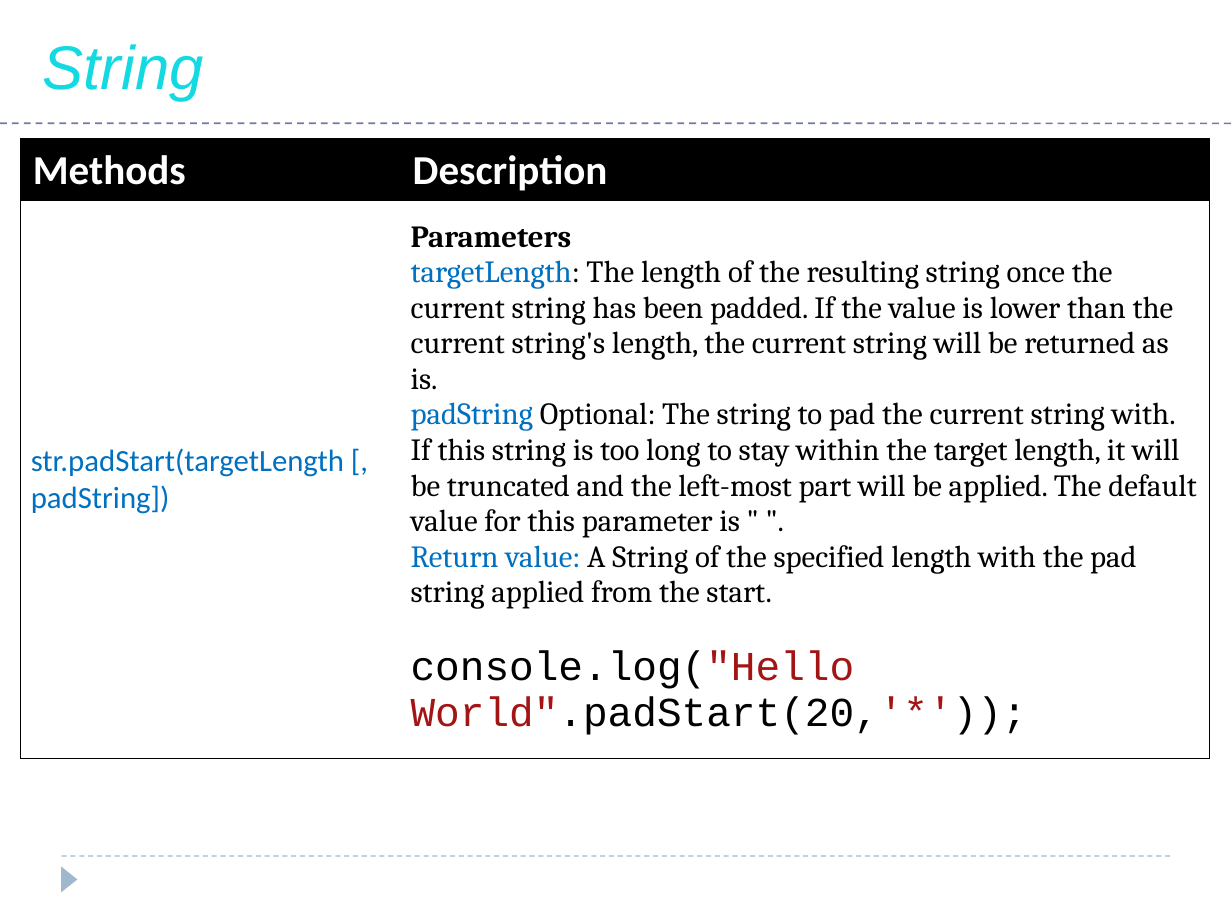
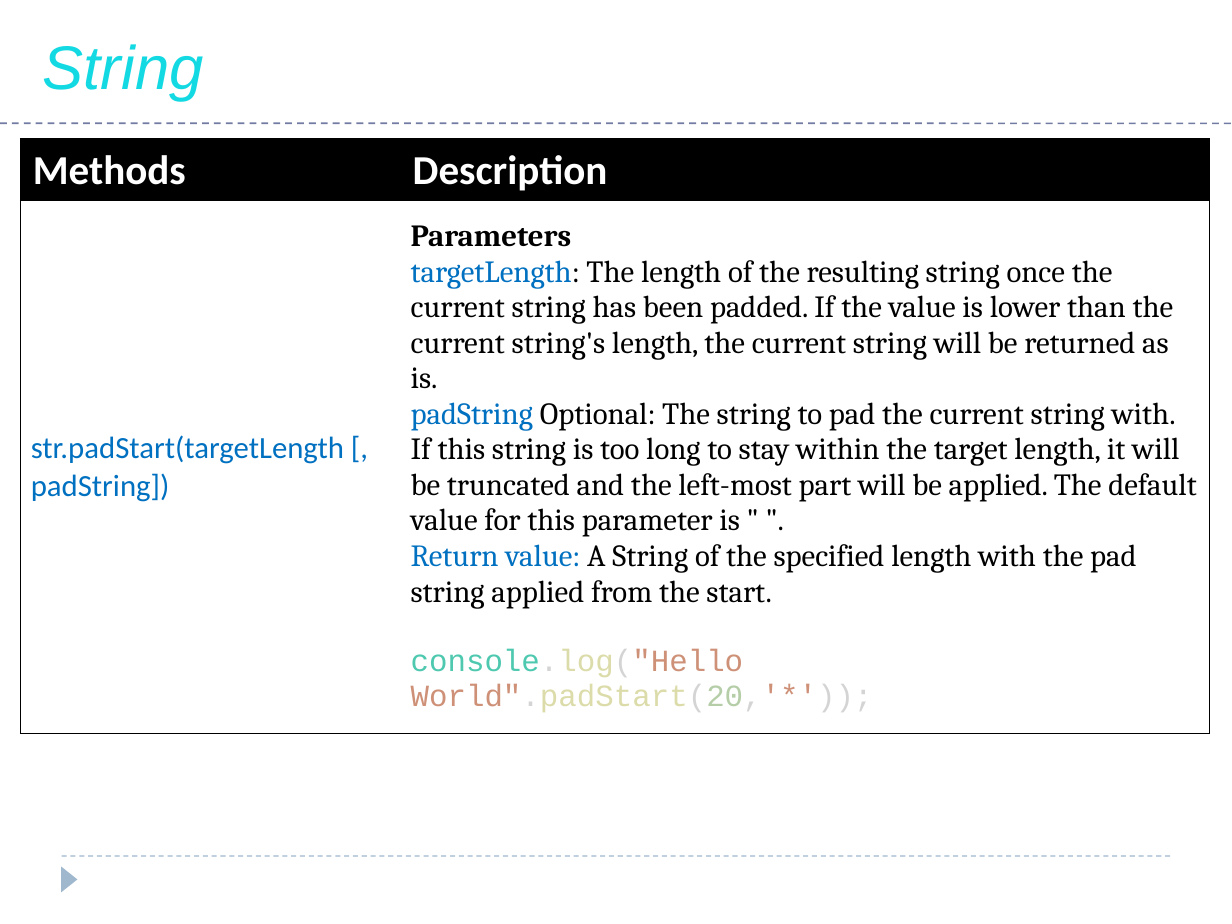
Before and after one commit to saleelgithub/PPTs, a slide deck: slide 105 of AWP PPT - JavaScript.pptx. Drawn at 1232x924 pixels with LibreOffice and Linux fonts; fonts in the diff are those of the drawing. Boxes give left, top, right and bottom in pixels: in the first picture for what was removed or moved away, otherwise in the second. Text is boxed around its words. In the diff, an @@ line names an element or a change of style, - is before the commit and + after.

```diff
--- a/AWP PPT - JavaScript.pptx
+++ b/AWP PPT - JavaScript.pptx
@@ table at bbox=[21, 139, 1209, 716] @@
@@ size 24 to 18 pt, text colour #000000 to #D4D4D4, text colour #000000 to #DCDCAA, text colour #A31515 to #CE9178 in "console.log("Hello World".padStart(20,'*'));" @@
@@ text colour #000000 to #4EC9B0 in "console.log("Hello" @@
@@ text colour #000000 to #B5CEA8 in "World".padStart(20,'*'));" @@
```
Also in this commit, not shown: 66 other slides changed, 8 slides added.
